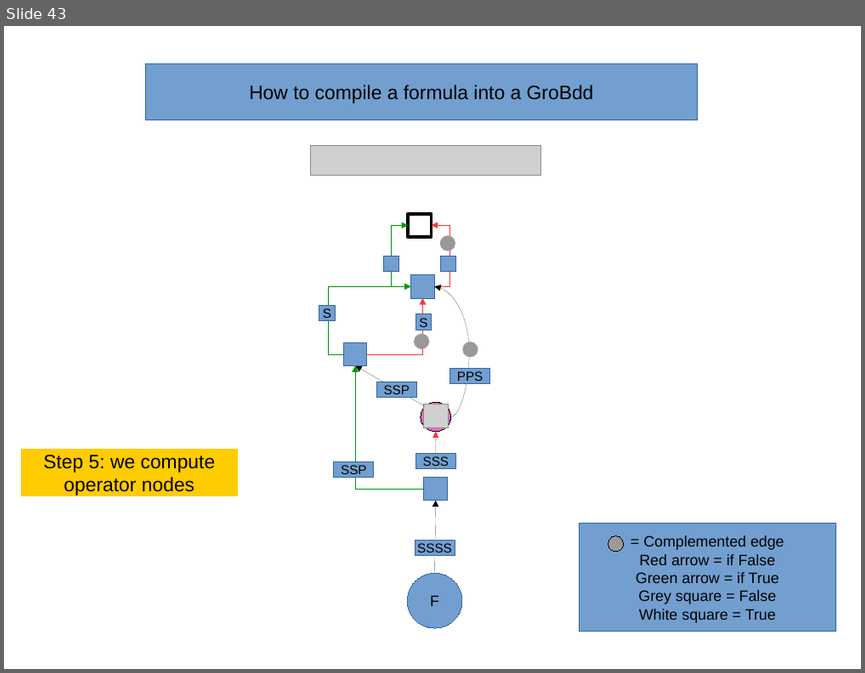
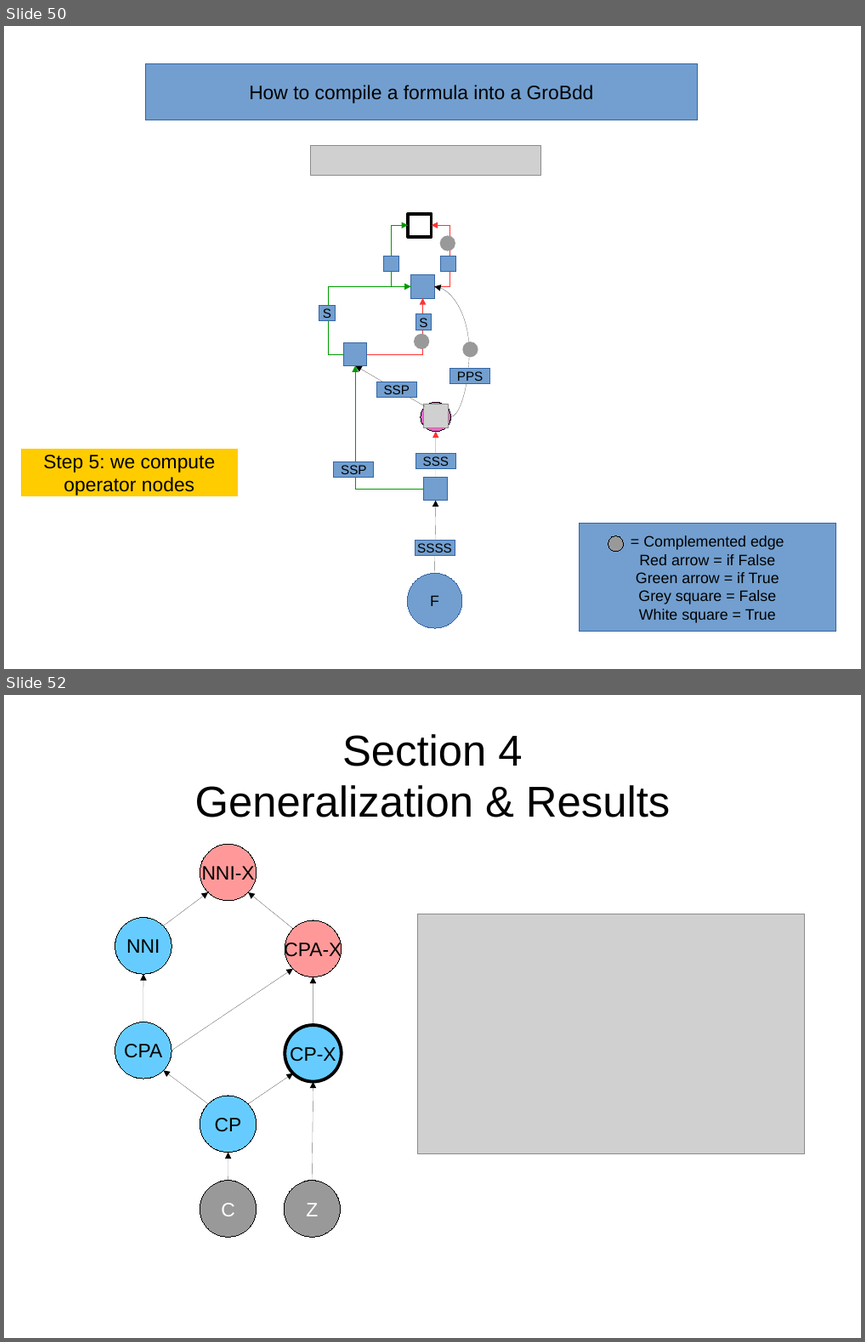
Before and after one commit to FenouilletLucas/DAGaml, a slide deck: doc/2017-04-06/GroBdd's evolution.en.odp. Shown one above the other, each under a label of ours: slide 43 before the commit, slides 50 and 52 after it; the slides between them are not shown. The pictures are 865x673 and 865x1342 pixels, drawn with LibreOffice and Linux fonts; fonts in the diff are those of the drawing; grey boxes stand for pictures. Boxes give left, top, right and bottom in pixels: in the first picture for what was removed or moved away, otherwise in the second. Text is boxed around its words. In the diff, an @@ line names an element or a change of style, - is before the commit and + after.

```diff
--- a/doc/2017-04-06/GroBdd's evolution.en.odp
+++ b/doc/2017-04-06/GroBdd's evolution.en.odp
@@ slide 52 added at (x1=4, y1=695, x2=861, y2=1338), background #FFFFFF @@
@@ title added at (x1=195, y1=734, x2=670, y2=817), 40 pt, text #000000 @@
+Section 4
+Generalization & Results
@@ ellipse added at (x1=200, y1=845, x2=256, y2=901), fill #FF9999, outline #000000 0 pt, 18 pt, text #000000 @@
+NNI-X
@@ arrow added from (164, 926) to (209, 892), #000000 0 pt @@
@@ arrow added from (293, 929) to (248, 892), #000000 0 pt @@
@@ ellipse added at (x1=115, y1=918, x2=172, y2=974), fill #66CCFF, outline #000000 0 pt, 18 pt, text #000000 @@
+NNI
@@ ellipse added at (x1=284, y1=920, x2=341, y2=977), fill #FF9999, outline #000000 0 pt, 18 pt, text #000000 @@
+CPA-X
@@ picture added at (x1=417, y1=914, x2=804, y2=1154) @@
@@ arrow added from (143, 1022) to (143, 974), #000000 0 pt @@
@@ arrow added from (172, 1050) to (293, 969), #000000 0 pt @@
@@ arrow added from (313, 1026) to (313, 977), #000000 0 pt @@
@@ ellipse added at (x1=115, y1=1022, x2=172, y2=1079), fill #66CCFF, outline #000000 0 pt, 18 pt, text #000000 @@
+CPA
@@ ellipse added at (x1=284, y1=1026, x2=341, y2=1083), fill #66CCFF, outline #000000 3 pt, 18 pt, text #000000 @@
+CP-X
@@ arrow added from (208, 1104) to (164, 1071), #000000 0 pt @@
@@ arrow added from (248, 1104) to (293, 1073), #000000 0 pt @@
@@ ellipse added at (x1=200, y1=1095, x2=256, y2=1152), fill #66CCFF, outline #000000 0 pt, 18 pt, text #000000 @@
+CP
@@ arrow added from (312, 1180) to (313, 1082), #000000 0 pt @@
@@ arrow added from (228, 1180) to (228, 1152), #000000 0 pt @@
@@ ellipse added at (x1=200, y1=1180, x2=256, y2=1237), fill #999999, outline #000000 0 pt, 18 pt, text #FFFFFF @@
+C
@@ ellipse added at (x1=284, y1=1180, x2=341, y2=1237), fill #999999, outline #000000 0 pt, 18 pt, text #FFFFFF @@
+Z
@@ what was slide 43 is now slide 50 @@
```
Also in this commit, not shown: 3 slides changed, 16 other slides added, 2 slides removed, 32 other files.
